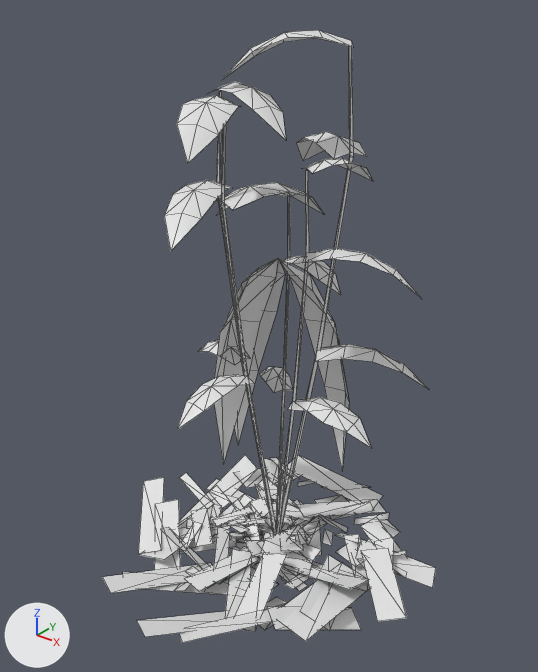
What one commit did to the OBJ model game/assets/models/plants/SM_Plant_ForestGrassClump_Leaf.obj.
The view is the same before and after, from a camera (50 mm lens) standing at (1.343, -1.724, 1.907) and looking at (0.016, -0.065, 0.878). The axes (+X, +Y, +Z) are drawn at lower left. The lights are the same throughout. The older version comes first. Mesh edges are drawn as thin lines. Where no turn or scale is listed for an object, it has been applied to the vertices. Vertices at exactly the same position are counted once.

Before the edit, the objects in view are built like this:
```python
me_sm_plant_forestgrassclump_leaf = bpy.data.meshes.new('SM_Plant_ForestGrassClump_Leaf')
me_sm_plant_forestgrassclump_leaf.from_pydata(...)  # 734 vertices, 565 faces; spans x -0.56..0.58, y -0.68..0.5, z -0.08..1.77
ob_sm_plant_forestgrassclump_leaf = bpy.data.objects.new('SM_Plant_ForestGrassClump_Leaf', me_sm_plant_forestgrassclump_leaf)
ob_sm_plant_forestgrassclump_leaf.location = (0.0, 0.0, 0.0)
```
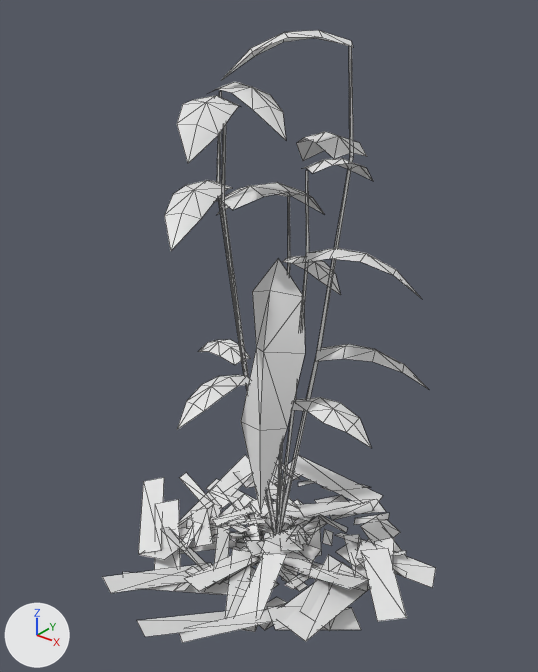
Where the change shows, as pixel boxes (x1, y1, x2, y2) in the pictures (538 x 672 px):
part 1 of me_sm_plant_forestgrassclump_leaf, reshaped
    before: (214, 258, 349, 469)
    after: (241, 259, 305, 511)

The edits, one by one:
me_sm_plant_forestgrassclump_leaf is used by ob_sm_plant_forestgrassclump_leaf; location (0.0, 0.0, 0.0).
me_sm_plant_forestgrassclump_leaf had 734 vertices, 565 faces and spanned x -0.56..0.58, y -0.68..0.5, z -0.08..1.77.
me_sm_plant_forestgrassclump_leaf now has 714 vertices, 541 faces and spans x -0.56..0.58, y -0.68..0.5, z -0.08..1.77.
Part 1, on me_sm_plant_forestgrassclump_leaf:
20 vertices are removed from x -0.22..0.18, y -0.12..0.23, z 0.24..1.04.
28 faces are deleted.
10 vertices move from x -0.26..-0.05, y -0.05..0.15, z 0.27..1.05 to x -0.04..0.16, y -0.21..-0.02, z 0.31..1.05.
4 new faces join them.
